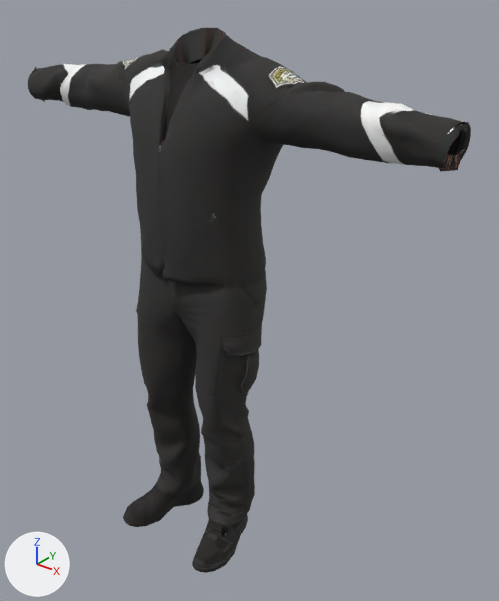
Renders of the glTF model pi-nebula/assets/crew/suit_atlantis1.glb from each side of a commit.
One viewpoint serves both versions: a 50 mm lens placed at (1.288, -1.379, 1.733), pointed at (0.118, 0.084, 0.827). Lighting does not change. The marker at lower left points along +X, +Y and +Z. The picture after the commit comes second. Vertices at exactly the same position are counted once.

The first picture shows 'suit_atlantis1'.
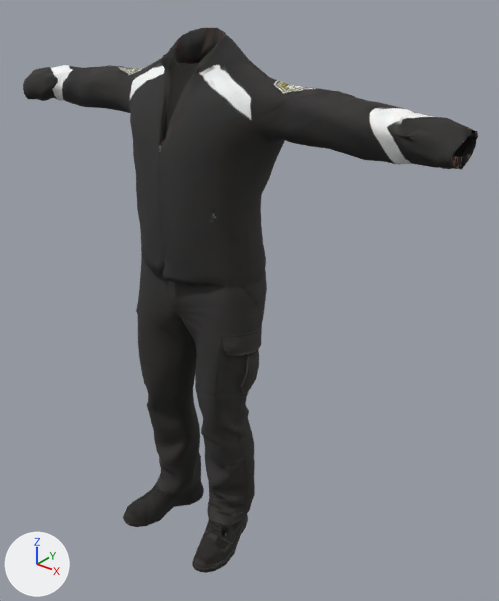
Changed parts and their boxes (x1, y1, x2, y2) in the pictures (499 x 601 px; the box of a moved part takes in the faces that stretch with it):
'suit_atlantis1', reshaped
    before: (28, 28, 471, 573)
    after: (23, 28, 478, 573)
part 1 of me_suit_atlantis1_001, moved or reshaped
    before: (28, 29, 471, 172)
    after: (23, 29, 478, 170)
part 2 of me_suit_atlantis1_001, surface changed
    before: (50, 64, 414, 122)
    after: (68, 68, 413, 136)

The change in detail:
me_suit_atlantis1_001 is used by ob_suit_atlantis1; location (0.0, 0.0, 0.0).
me_suit_atlantis1_001 had 3392 vertices, 6726 faces and spanned x -0.73..0.74, y -0.24..0.17, z -0.01..1.59.
me_suit_atlantis1_001 now has 3391 vertices, 6740 faces and spans x -0.76..0.75, y -0.24..0.17, z -0.01..1.59.
me_suit_atlantis1_001 part 1: 400 vertices moved from x -0.73..0.73, y -0.05..0.17, z 1.3..1.53 to x -0.75..0.75, y -0.04..0.15, z 1.31..1.52; 390 vertices removed from x -0.73..0.74, y -0.12..0.14, z 1.28..1.51; 389 vertices added at x -0.76..0.75, y -0.12..0.13, z 1.28..1.55.
me_suit_atlantis1_001 part 2: 23 kept faces spanning x -0.75..0.73, y -0.03..0.12, z 1.33..1.46 get new texture (UV) coordinates.
